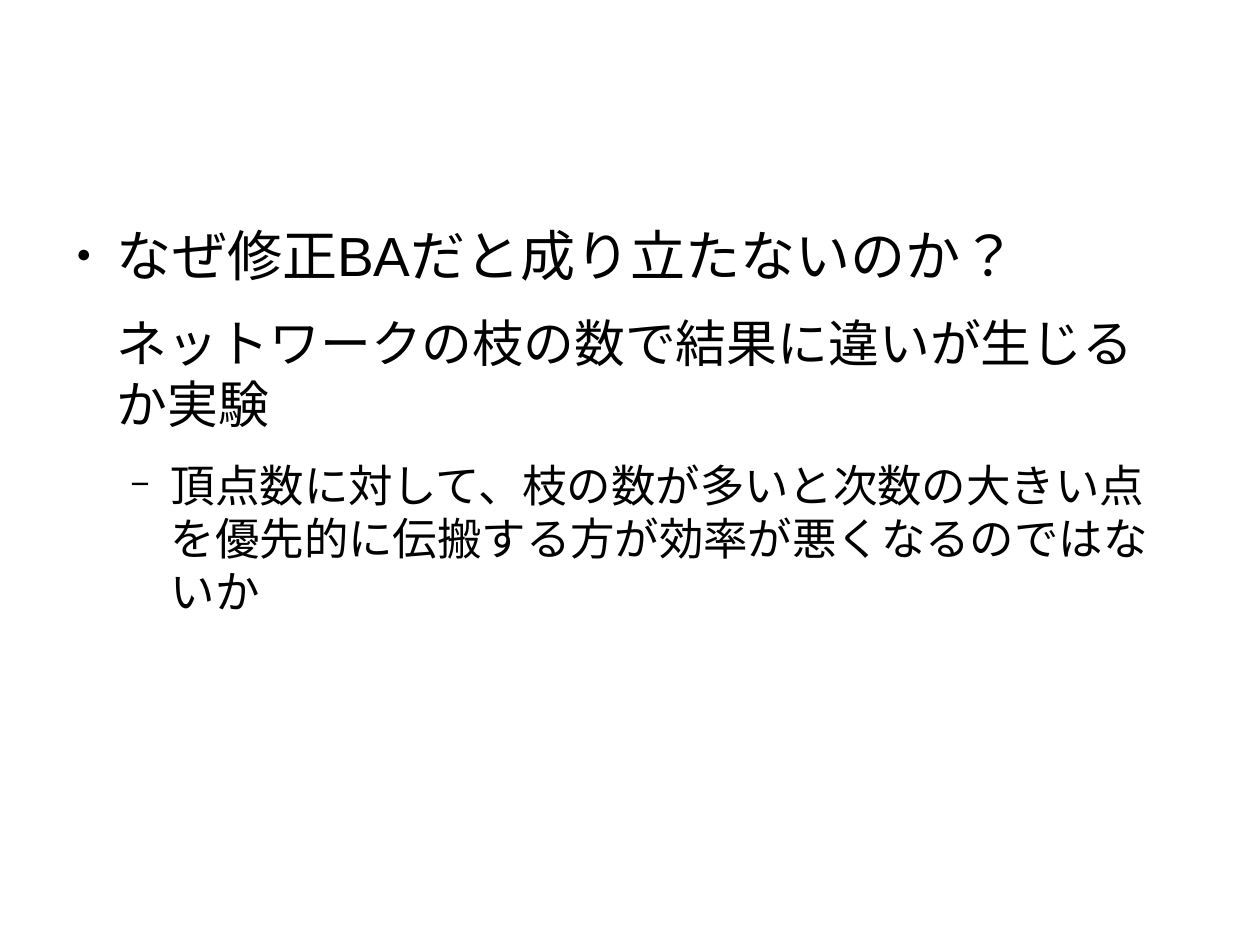
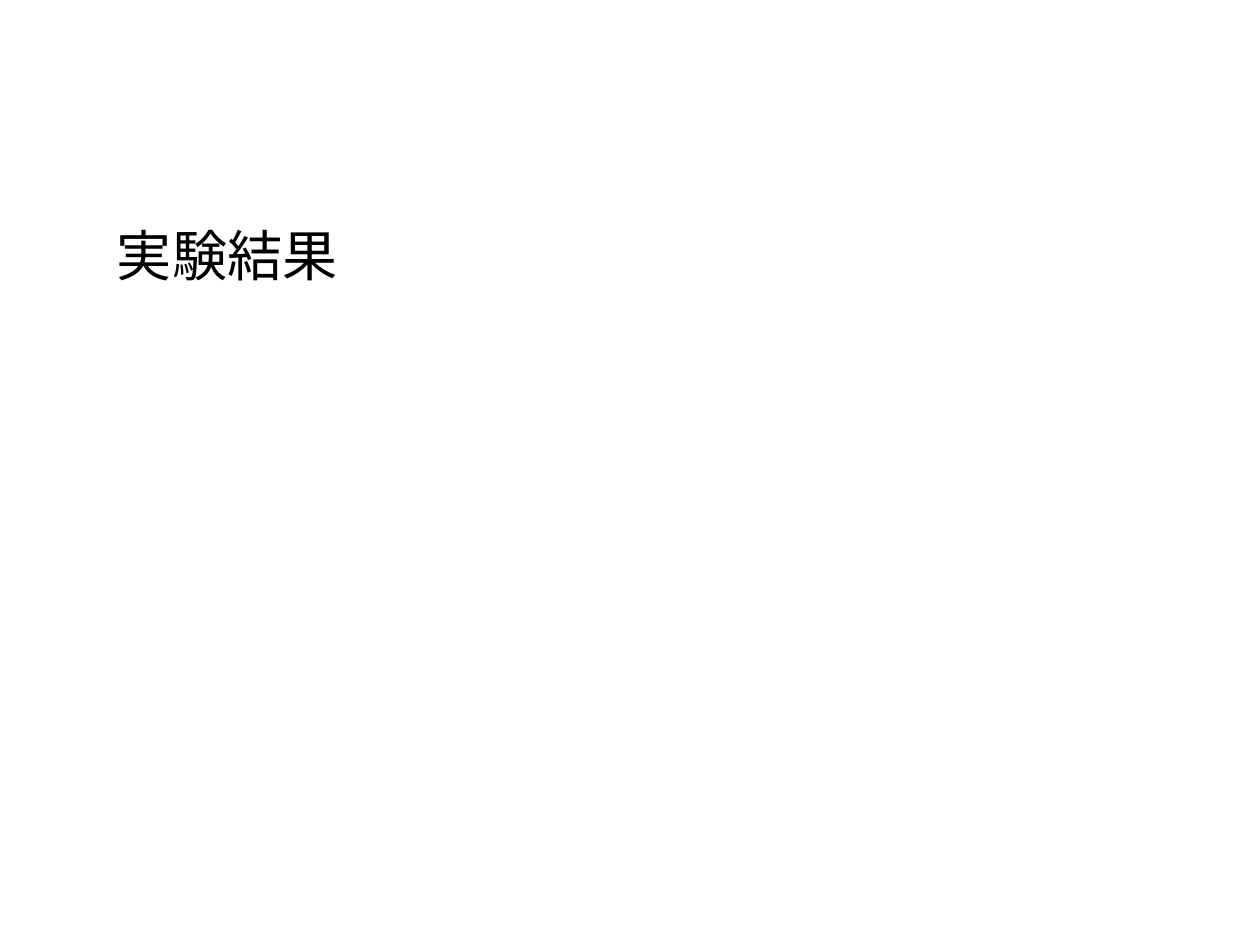
Before and after one commit to awesomest/NetWork_g-2015, a slide deck: slide 62 of 中間発表.odp (slide 53 before the commit). Drawn at 1260x945 pixels with LibreOffice and Linux fonts; fonts in the diff are those of the drawing; background and template pictures are left out. Boxes give left, top, right and bottom in pixels: in the first picture for what was removed or moved away, otherwise in the second. Text is boxed around its words. In the diff, an @@ line names an element or a change of style, - is before the commit and + after.

```diff
--- a/中間発表.odp
+++ b/中間発表.odp
@@ text at (117, 229, 337, 281): text changed; size 28 to 34.7 pt; font Open Sans to Arial @@
-● なぜ修正BAだと成り立たないのか？
-ネットワークの枝の数で結果に違いが生じるか実験
-  − 頂点数に対して、枝の数が多いと次数の大きい点を優先的に伝搬する方が効率が悪くなるのではないか
+実験結果
```
Also in this commit, not shown: 13 other slides changed, 9 slides added.
